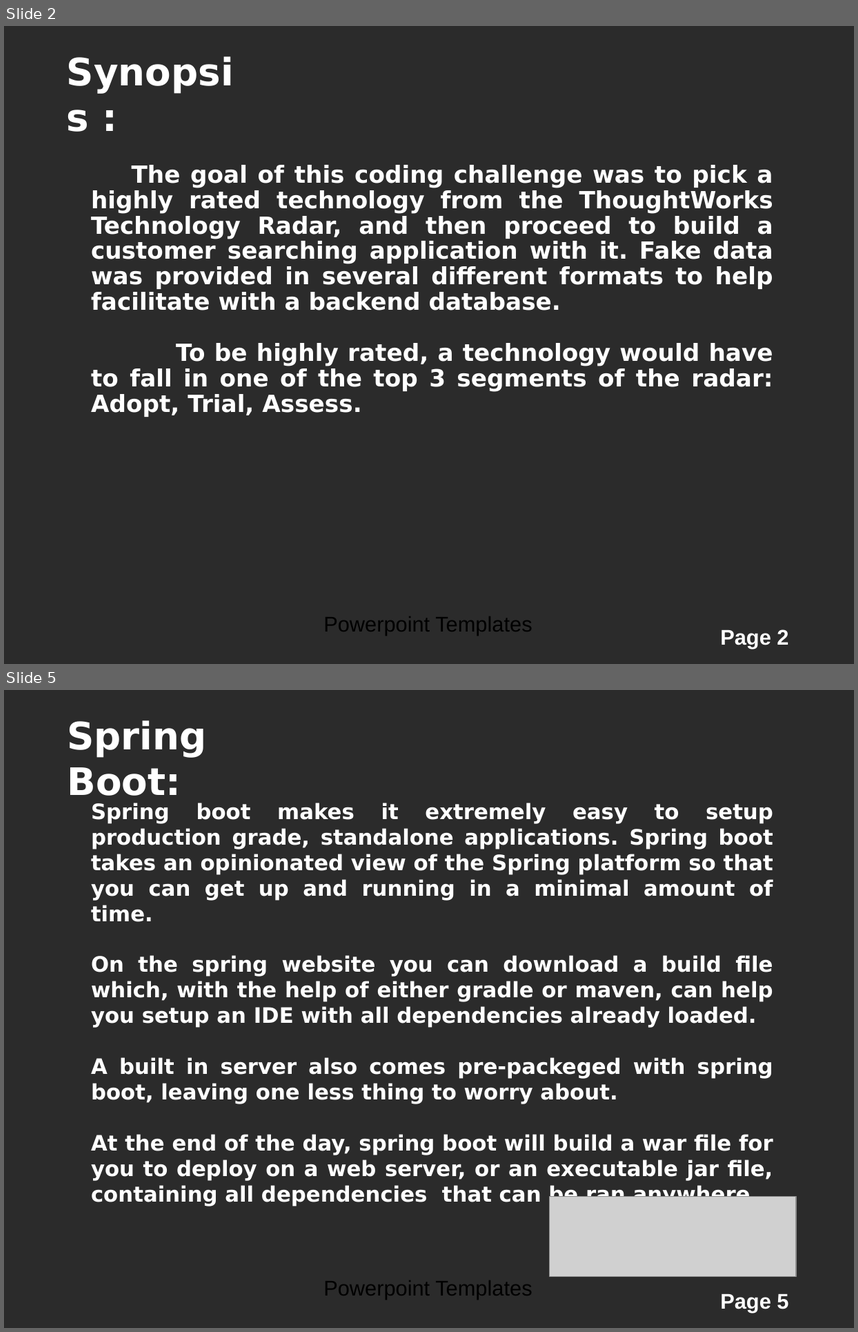
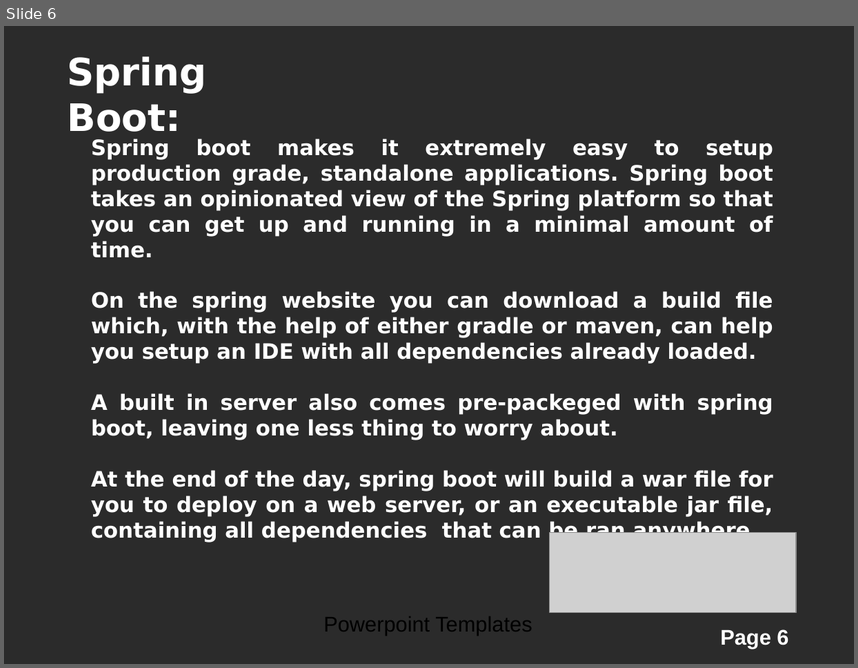
Before and after one commit to rustyDog/codingChallenge, a slide deck: codingChallengePresentation.ppt. Shown one above the other, each under a label of ours: slides 2 and 5 before the commit, slide 6 after it; the slides between them are not shown. The pictures are 858x1332 and 858x668 pixels, drawn with LibreOffice and Linux fonts; fonts in the diff are those of the drawing; grey boxes stand for pictures; background and template pictures are left out; a plain dark background stands for a picture behind light text. Boxes give left, top, right and bottom in pixels: in the first picture for what was removed or moved away, otherwise in the second. Text is boxed around its words. In the diff, an @@ line names an element or a change of style, - is before the commit and + after.

```diff
--- a/codingChallengePresentation.ppt
+++ b/codingChallengePresentation.ppt
@@ slide 2 removed at [4,26,854,664], background picture (left out); not listed: 2 template elements that a slide beside it also shows @@
@@ text removed at [59,44,260,98] @@
-Synopsis :
@@ text removed at [91,165,773,417] @@
-The goal of this coding challenge was to pick a highly rated technology from the ThoughtWorks Technology Radar, and then proceed to build a customer searching application with it. Fake data was provided in several different formats to help facilitate with a backend database.
-To be highly rated, a technology would have to fall in one of the top 3 segments of the radar: Adopt, Trial, Assess.
@@ what was slide 5 is now slide 6 @@
@@ page number at [720,629,789,648]: text changed @@
-Page 5
+Page 6
```
Also in this commit, not shown: 4 slides added, 2 other slides removed.
